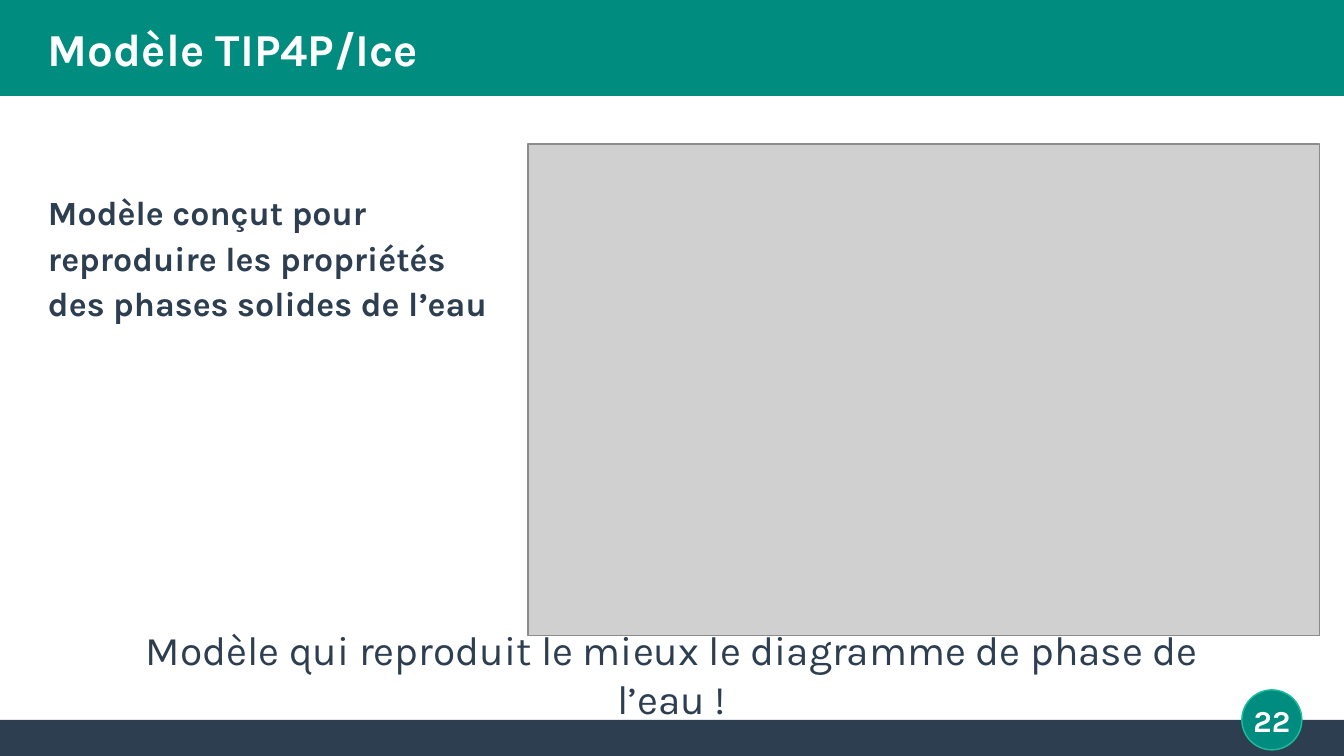
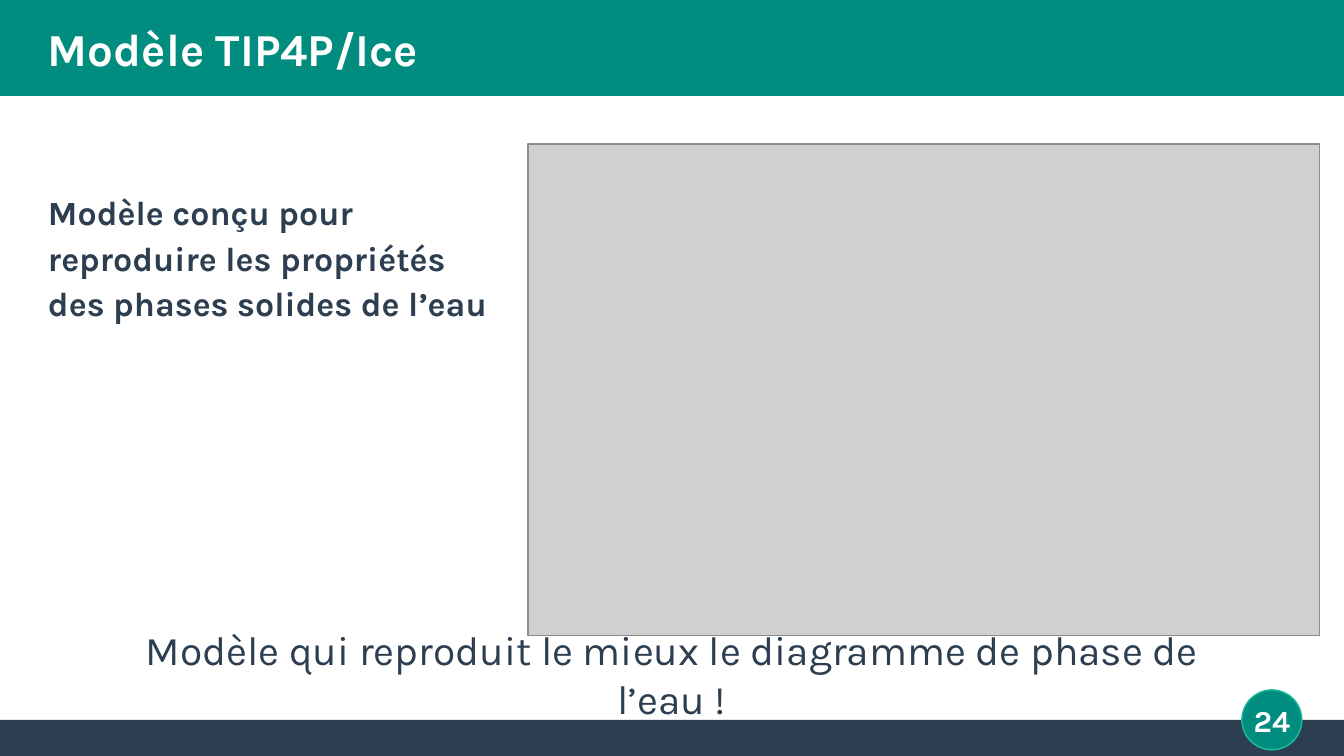
Before and after one commit to stoleks/Agregat-2022, a slide deck: slide 24 of MEPD/mepd_presentation.odp (slide 22 before the commit). Drawn at 1344x756 pixels with LibreOffice and Linux fonts; fonts in the diff are those of the drawing; grey boxes stand for pictures. Boxes give left, top, right and bottom in pixels: in the first picture for what was removed or moved away, otherwise in the second. Text is boxed around its words. In the diff, an @@ line names an element or a change of style, - is before the commit and + after.

```diff
--- a/MEPD/mepd_presentation.odp
+++ b/MEPD/mepd_presentation.odp
@@ text at (x1=48, y1=198, x2=352, y2=233): text changed @@
-Modèle conçut pour
+Modèle conçu pour
@@ page number at (x1=1254, y1=712, x2=1291, y2=732): text changed @@
-22
+24
```
Also in this commit, not shown: 1 other slide changed, 2 slides added, 3 other files.
